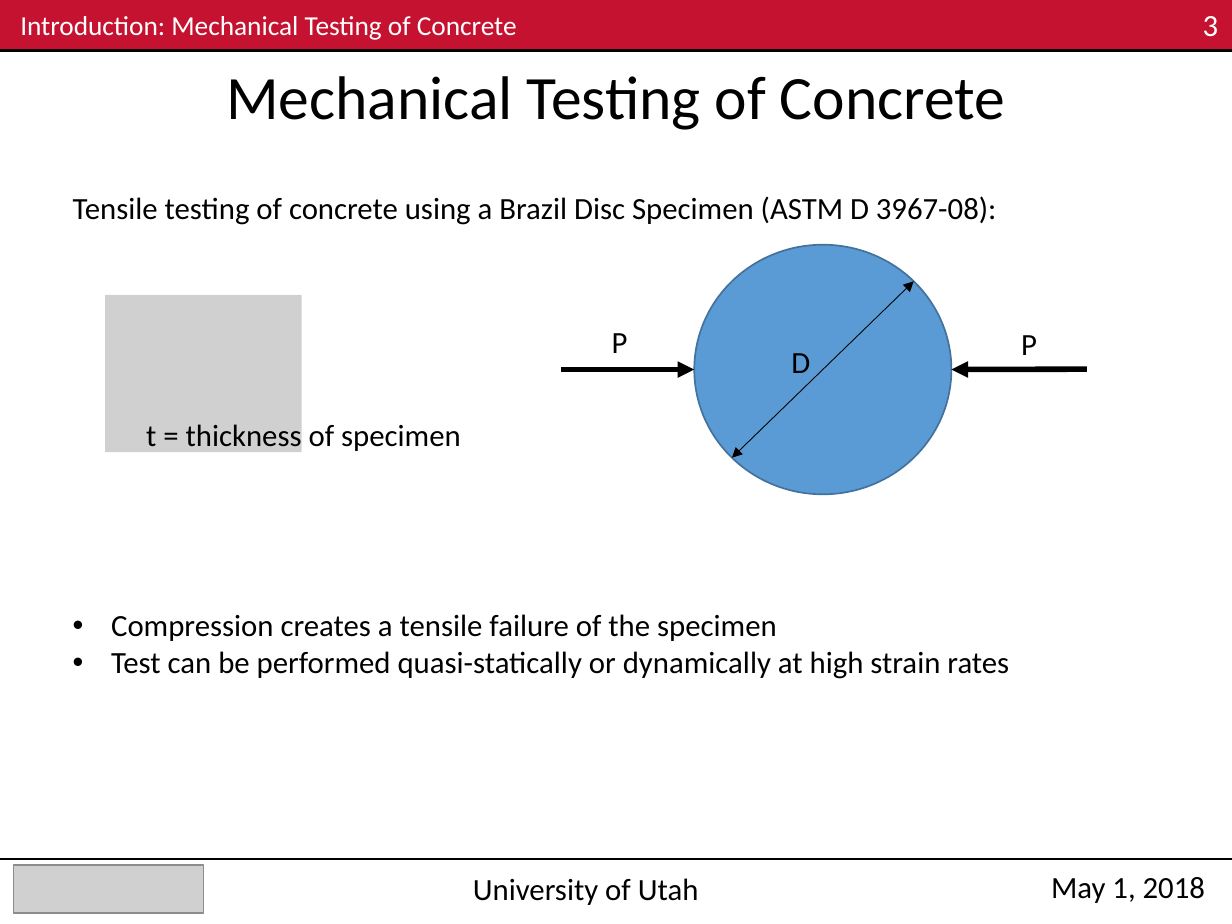
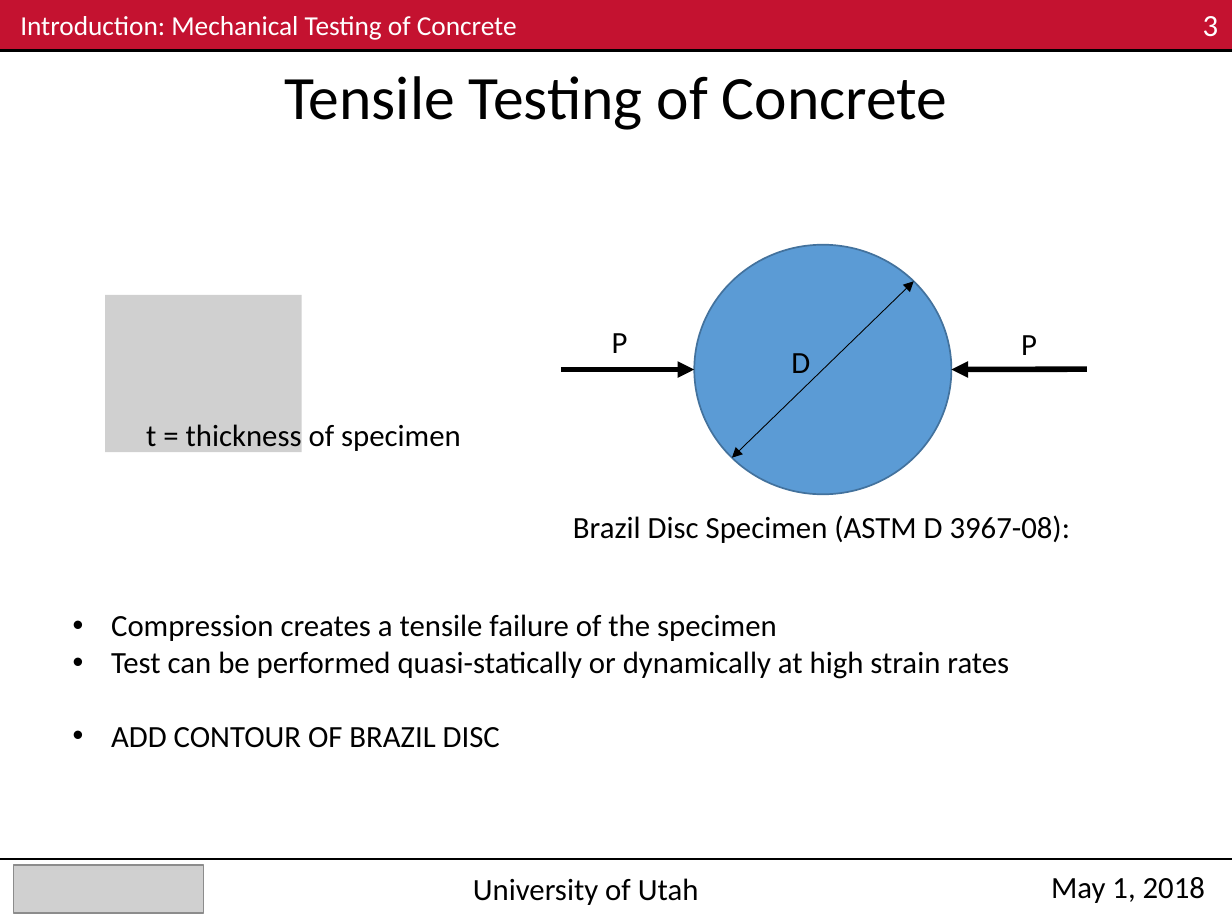
Before and after one commit to Mar-ten/PMAA_Fracture, a slide deck: slide 3 of ME EN 6960_Group4_Exp3_Nick.pptx. Drawn at 1232x924 pixels with LibreOffice and Linux fonts; fonts in the diff are those of the drawing; grey boxes stand for pictures. Boxes give left, top, right and bottom in pixels: in the first picture for what was removed or moved away, otherwise in the second. Text is boxed around its words. In the diff, an @@ line names an element or a change of style, - is before the commit and + after.

```diff
--- a/ME EN 6960_Group4_Exp3_Nick.pptx
+++ b/ME EN 6960_Group4_Exp3_Nick.pptx
@@ text at <box>284,76,947,130</box>: text changed @@
-Mechanical Testing of Concrete
+Tensile Testing of Concrete
@@ text at <box>573,515,1070,543</box>: text changed @@
-Tensile testing of concrete using a Brazil Disc Specimen (ASTM D 3967-08):
+Brazil Disc Specimen (ASTM D 3967-08):
@@ text at <box>111,727,500,748</box>: paragraph added @@
+• ADD CONTOUR OF BRAZIL DISC
```
Also in this commit, not shown: 8 other slides changed.
